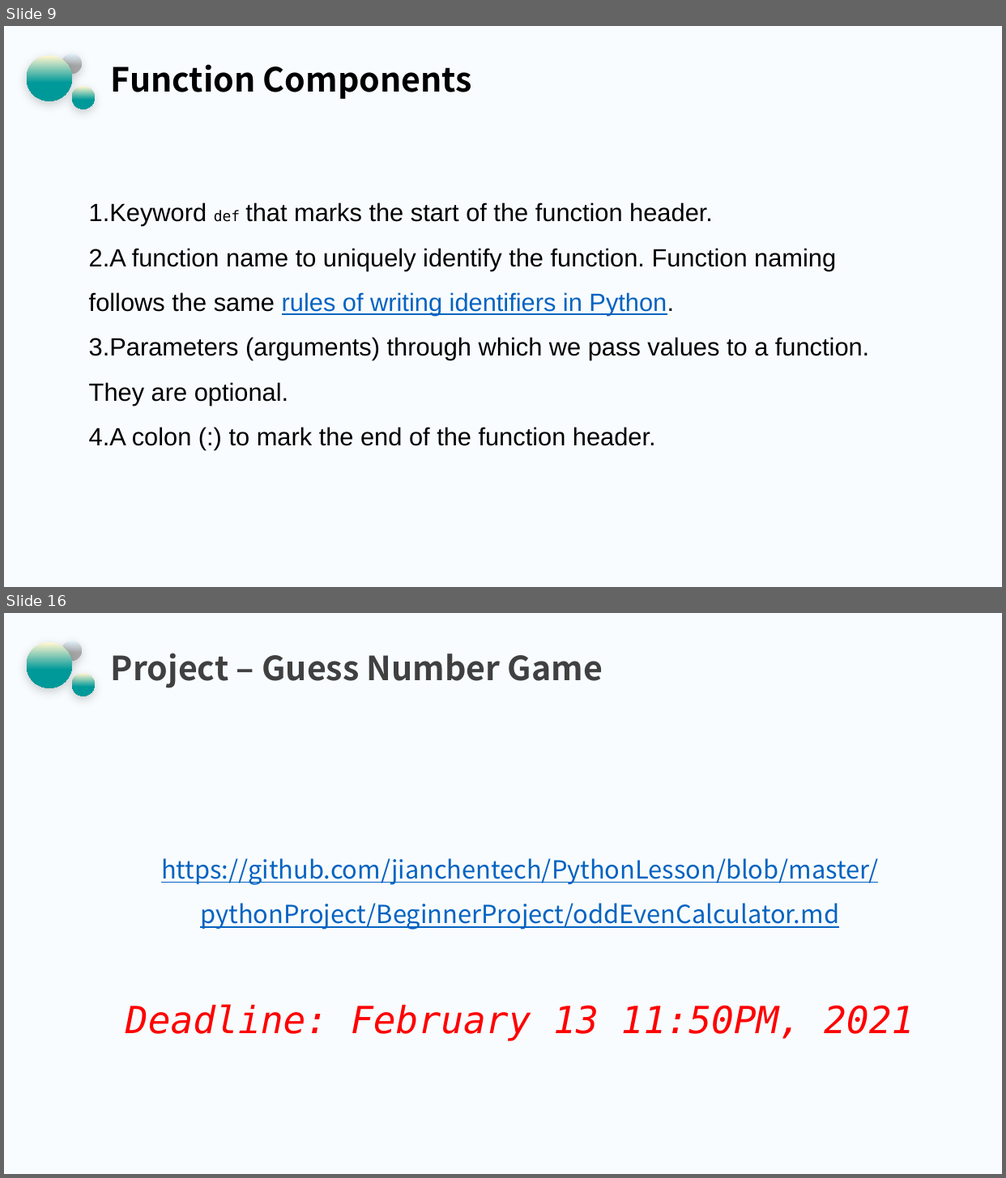
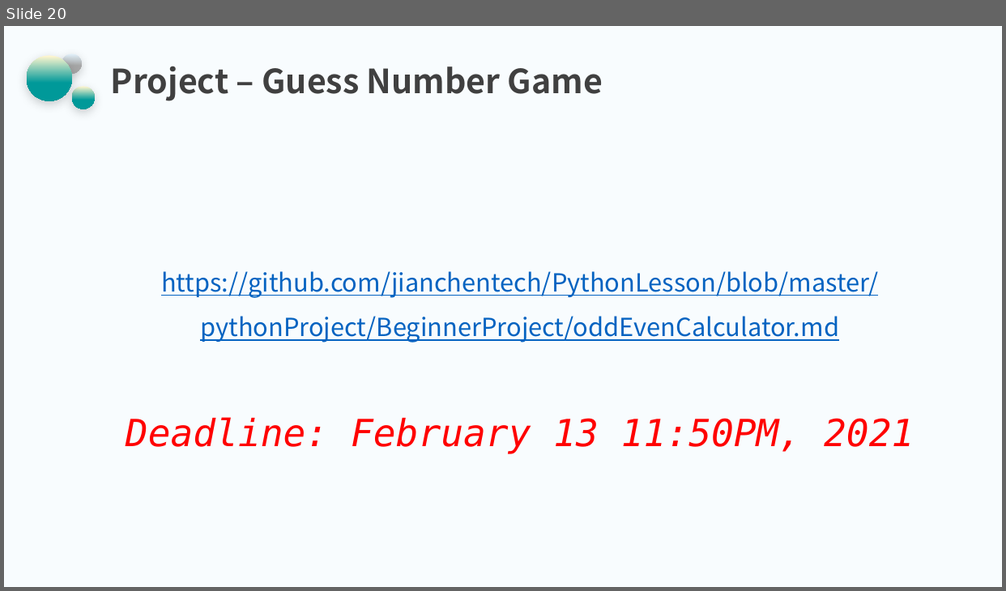
Before and after one commit to jianchentech/PythonLesson, a slide deck: pythonBeginnerLecture/PythonPart10.pptx. Shown one above the other, each under a label of ours: slides 9 and 16 before the commit, slide 20 after it; the slides between them are not shown. The pictures are 1006x1178 and 1006x591 pixels, drawn with LibreOffice and Linux fonts; fonts in the diff are those of the drawing; background and template pictures are left out. Boxes give left, top, right and bottom in pixels: in the first picture for what was removed or moved away, otherwise in the second. Text is boxed around its words. In the diff, an @@ line names an element or a change of style, - is before the commit and + after.

```diff
--- a/pythonBeginnerLecture/PythonPart10.pptx
+++ b/pythonBeginnerLecture/PythonPart10.pptx
@@ slide 9 removed at box(4, 26, 1002, 587), background picture (left out); not listed: 3 template elements that a slide beside it also shows @@
@@ title removed at box(111, 64, 472, 99) @@
-Function Components
@@ text removed at box(89, 203, 869, 446) @@
-1. Keyword def that marks the start of the function header.
-2. A function name to uniquely identify the function. Function naming follows the same rules of writing identifiers in Python.
-3. Parameters (arguments) through which we pass values to a function. They are optional.
-4. A colon (:) to mark the end of the function header.
@@ rectangle removed at box(61, 327, 61, 348) @@
@@ what was slide 16 is now slide 20 @@
```
Also in this commit, not shown: 3 slides changed, 15 slides added, 10 other slides removed.
